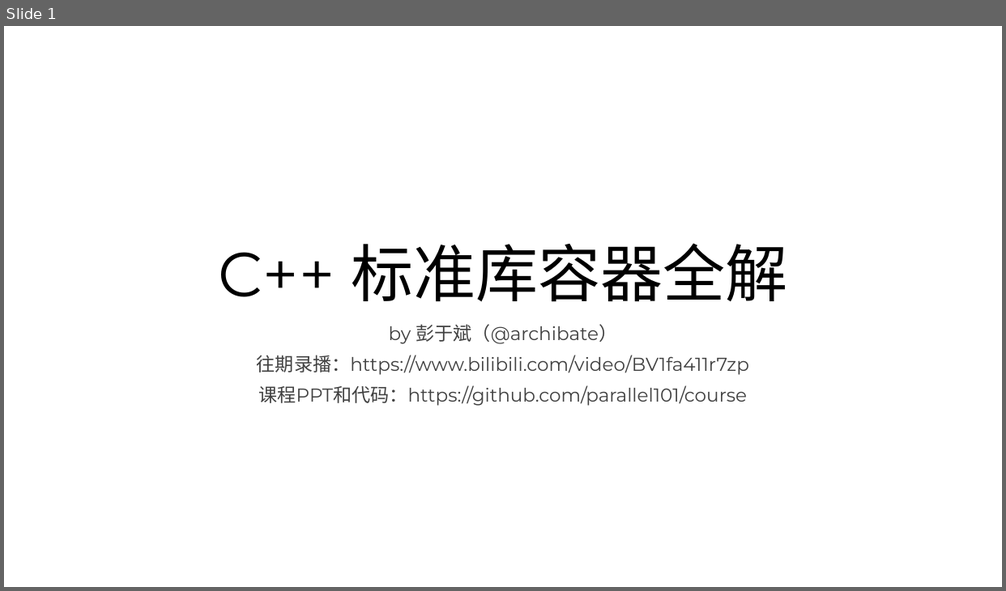
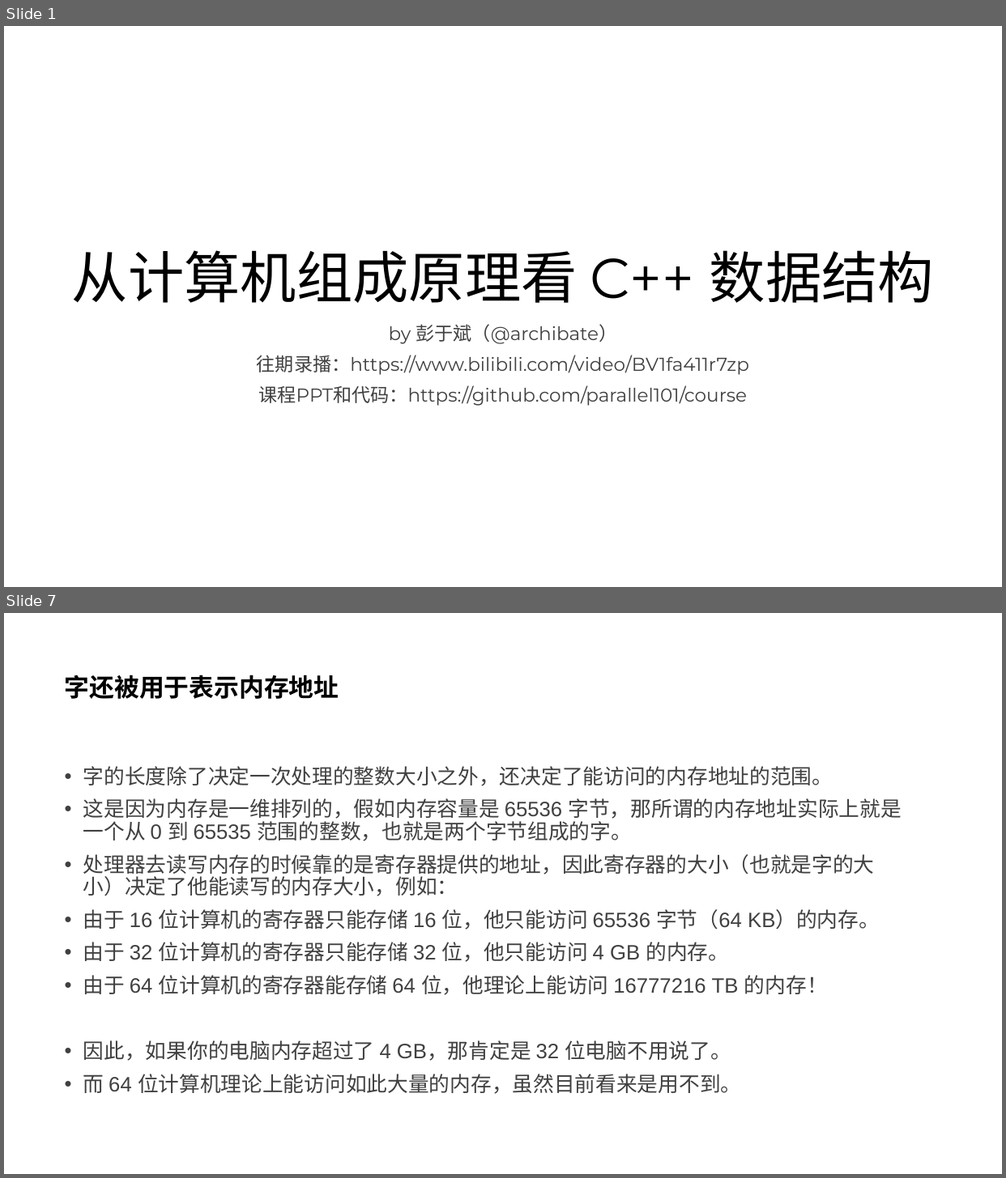
Before and after one commit to parallel101/course, a slide deck: 12/slides.pptx. Shown one above the other, each under a label of ours: slide 1 before the commit, slides 1 and 7 after it; the slides between them are not shown. The pictures are 1006x591 and 1006x1178 pixels, drawn with LibreOffice and Linux fonts; fonts in the diff are those of the drawing. Boxes give left, top, right and bottom in pixels: in the first picture for what was removed or moved away, otherwise in the second. Text is boxed around its words. In the diff, an @@ line names an element or a change of style, - is before the commit and + after.

```diff
--- a/12/slides.pptx
+++ b/12/slides.pptx
@@ slide 7 added at (4,613,1002,1174), background #FFFFFF @@
@@ title added at (65,675,339,699), 24 pt, text #000000, bold @@
+字还被用于表示内存地址
@@ text added at (83,766,901,1094), 20 pt, text #404040 @@
+• 字的长度除了决定一次处理的整数大小之外，还决定了能访问的内存地址的范围。
+• 这是因为内存是一维排列的，假如内存容量是 65536 字节，那所谓的内存地址实际上就是一个从 0 到 65535 范围的整数，也就是两个字节组成的字。
+• 处理器去读写内存的时候靠的是寄存器提供的地址，因此寄存器的大小（也就是字的大小）决定了他能读写的内存大小，例如：
+• 由于 16 位计算机的寄存器只能存储 16 位，他只能访问 65536 字节（64 KB）的内存。
+• 由于 32 位计算机的寄存器只能存储 32 位，他只能访问 4 GB 的内存。
+• 由于 64 位计算机的寄存器能存储 64 位，他理论上能访问 16777216 TB 的内存！
+• 因此，如果你的电脑内存超过了 4 GB，那肯定是 32 位电脑不用说了。
+• 而 64 位计算机理论上能访问如此大量的内存，虽然目前看来是用不到。
@@ slide 1 changed as well @@
@@ title at (72,250,934,303): text changed; size 60 to 54 pt @@
-C++ 标准库容器全解
+从计算机组成原理看 C++ 数据结构
```
Also in this commit, not shown: 19 other slides added, 5 other files.
